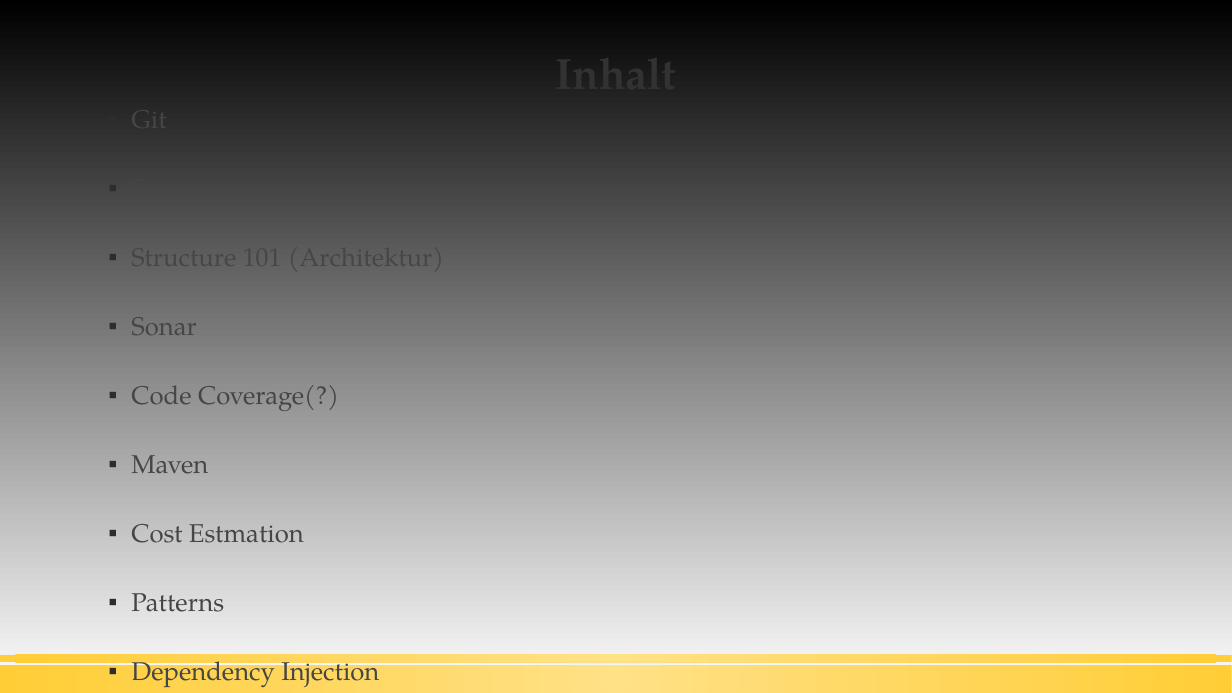
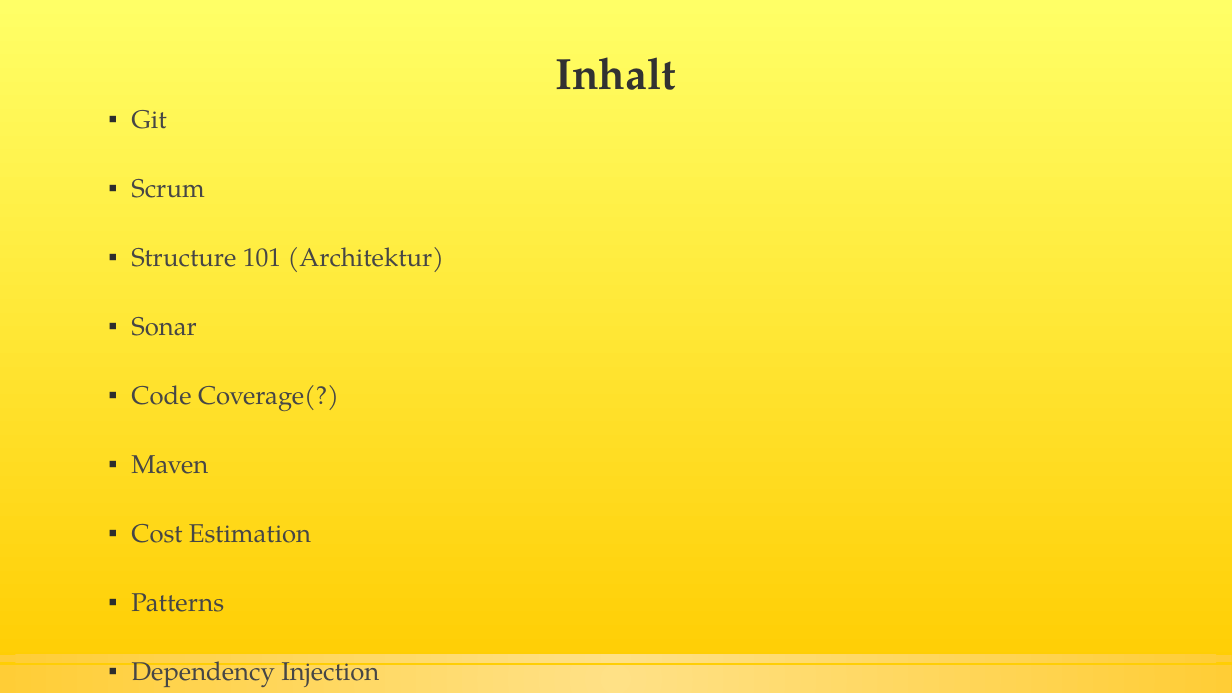
Before and after one commit to olglapid/DiceWars_Develop, a slide deck: slide 3 of diverses/DiceWars Präsentation.odp (slide 2 before the commit). Drawn at 1232x693 pixels with LibreOffice and Linux fonts; fonts in the diff are those of the drawing. Boxes give left, top, right and bottom in pixels: in the first picture for what was removed or moved away, otherwise in the second. Text is boxed around its words. In the diff, an @@ line names an element or a change of style, - is before the commit and + after.

```diff
--- a/diverses/DiceWars Präsentation.odp
+++ b/diverses/DiceWars Präsentation.odp
@@ background gradient #000000 to #FFFFFF to gradient #FFFF66 to #FFCC00 @@
@@ text at [131, 524, 311, 543]: text changed @@
-▪ Cost Estmation
+▪ Cost Estimation
```
Also in this commit, not shown: 15 other slides changed, 2 slides added, 2 slides removed, 4 other files.
